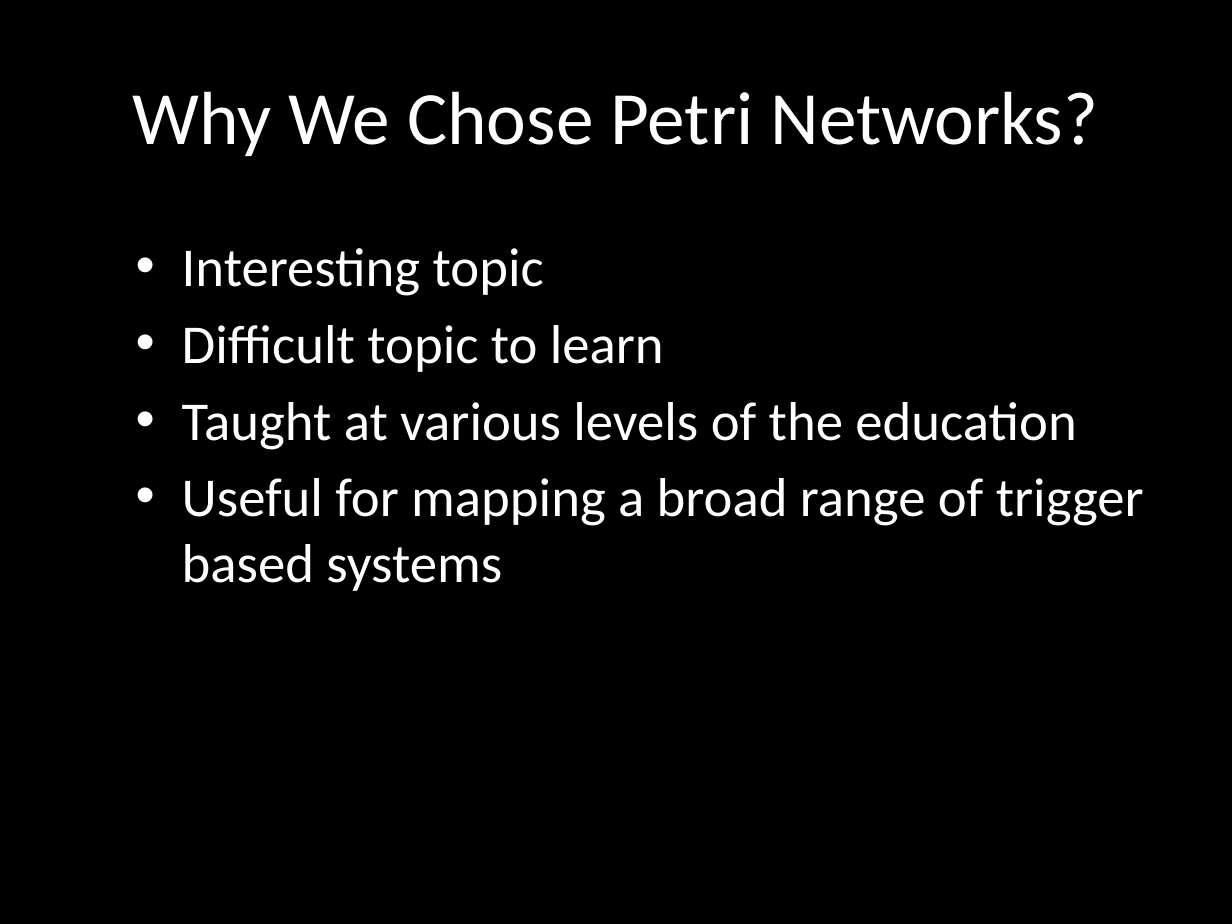
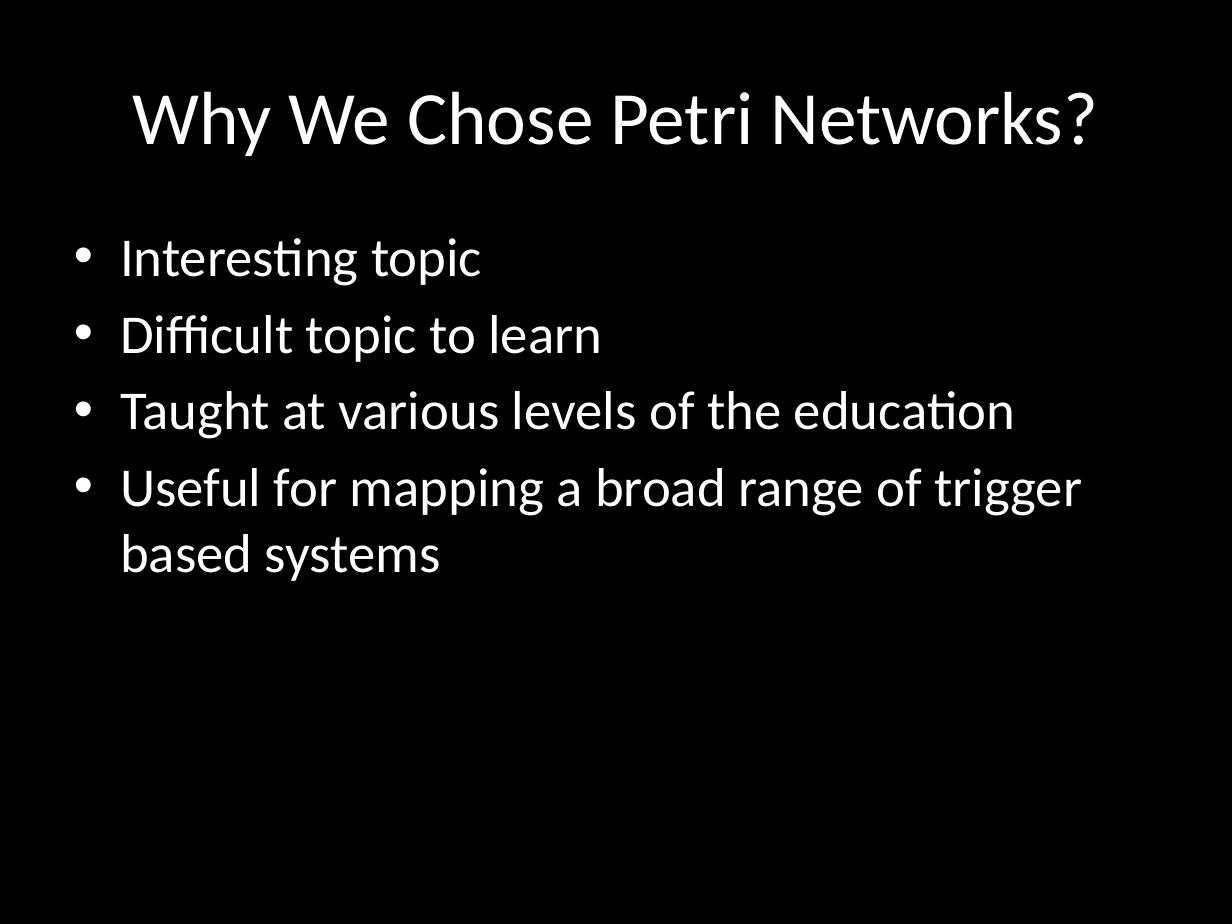
Before and after one commit to Hobbit/JPeNS, a slide deck: slide 3 of JPeNS_Presentation.pptx. Drawn at 1232x924 pixels with LibreOffice and Linux fonts; fonts in the diff are those of the drawing. Boxes give left, top, right and bottom in pixels: in the first picture for what was removed or moved away, otherwise in the second. Text is boxed around its words. In the diff, an @@ line names an element or a change of style, - is before the commit and + after.

```diff
--- a/JPeNS_Presentation.pptx
+++ b/JPeNS_Presentation.pptx
@@ text "Interesting topic": place and size @@
-text "Interesting topic" at (182,248,1144,591)
+text "Interesting topic" at (120,238,1082,581)
```
Also in this commit, not shown: 1 other slide changed, 1 slide removed.
